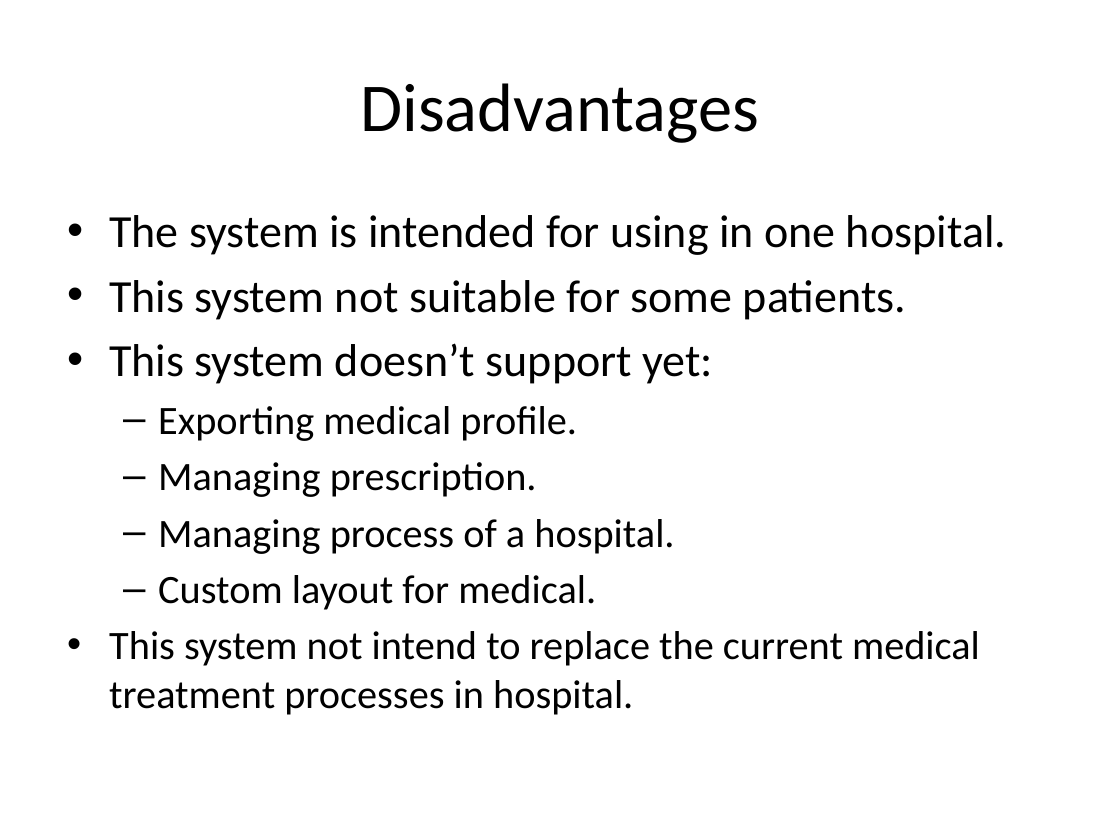
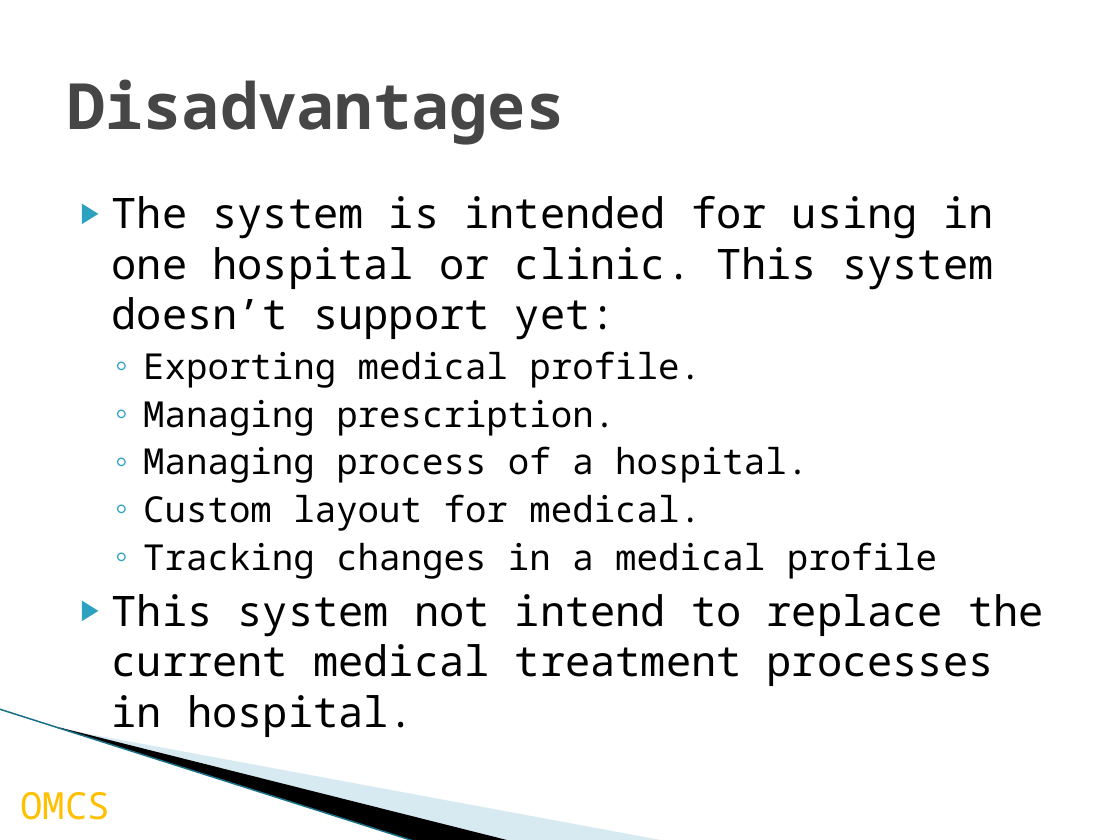
Before and after one commit to palaniellappank/online-medical-consultant-system, a slide deck: slide 18 of Document/OMCS_Slide.pptx (slide 16 before the commit). Drawn at 1120x840 pixels with LibreOffice and Linux fonts; fonts in the diff are those of the drawing; background and template pictures are left out. Boxes give left, top, right and bottom in pixels: in the first picture for what was removed or moved away, otherwise in the second. Text is boxed around its words. In the diff, an @@ line names an element or a change of style, - is before the commit and + after.

Commit message:
Update slide

```diff
--- a/Document/OMCS_Slide.pptx
+++ b/Document/OMCS_Slide.pptx
@@ title "Disadvantages" at bbox=[67, 79, 564, 145]: size 44 to 41 pt, font Calibri to Noto Sans Mono, text colour #000000 to #464646, bold on; alignment centre to left @@
@@ text "The system is intended for ...": place and size @@
-text "The system is intended for ..." at bbox=[109, 215, 1006, 715]
+text "The system is intended for ..." at bbox=[112, 196, 1044, 737]
@@ text at bbox=[112, 196, 993, 340]: text changed; size 29.6 to 27 pt; font Calibri to Noto Sans Mono @@
-• The system is intended for using in one hospital.
-• This system not suitable for some patients.
-• This system doesn’t support yet:
+▶ The system is intended for using in one hospital or clinic. This system doesn’t support yet:
@@ text at bbox=[112, 351, 1044, 737]: size 25.9 to 23 pt in "Exporting medical profile.", "Managing prescription.", "Managing process of a hospital.", "Custom layout for medical."; font Calibri to Noto Sans Mono in "Exporting medical profile.", "Managing prescription.", "Managing process of a hospital.", "Custom layout for medical." and 1 more places; size 25.9 to 27 pt in "This system not intend to replace the ..."; bullet – to ◦; less space between paragraphs; bullet • to ▶; list level 2 to 1 in "This system not intend to ..." @@
@@ text at bbox=[143, 542, 937, 579]: paragraph added @@
+  ◦ Tracking changes in a medical profile
@@ line added from (0, 709) to (416, 840), #97C5D8 0.95 pt @@
@@ freeform shape added at bbox=[59, 727, 512, 840], fill #000000 @@
@@ freeform shape added at bbox=[62, 728, 666, 840], fill #A0CBDC at 40% opacity @@
@@ text added at bbox=[20, 792, 110, 820], 24 pt, text #FFC000 @@
+OMCS
```
Also in this commit, not shown: 16 other slides changed, 4 slides added, 1 slide removed.
